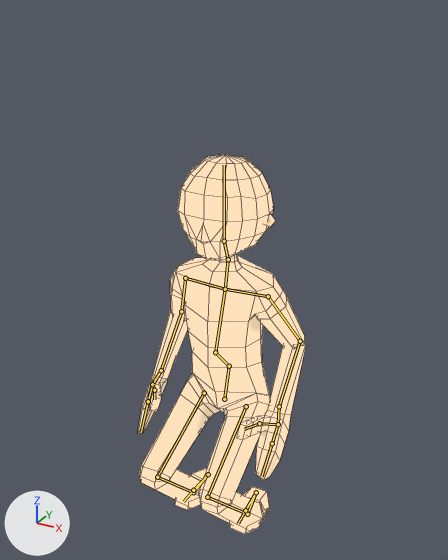
The Blender file Models/BaseCharacter.blend as it was, and as the next commit left it.
Camera for both pictures: a camera (50 mm lens) standing at (1.78, -3.27, 3.44) and looking at (0.01, -0.06, 1.84). The axes (+X, +Y, +Z) are drawn at lower left. The lights are the same throughout. Both versions are drawn at frame 6 of the action 'short_fall_landing'; the numbers are the values there. The bones that bend it are drawn over the model as lines. Mesh edges are drawn as thin lines.

The first picture shows 'Body'.
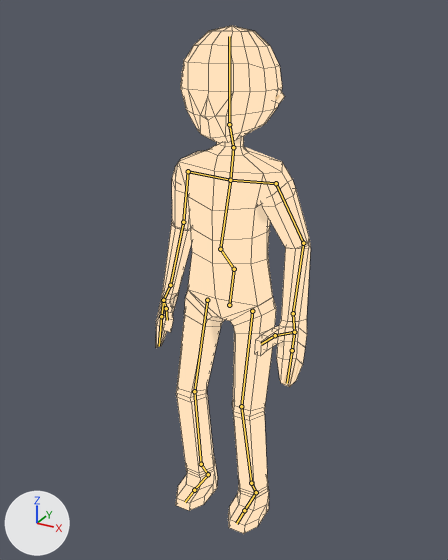
Boxes (x1, y1, x2, y2) around the edits, measured in the pictures (448 x 560 px):
'Body', posed (8% narrower, 34% taller): before (137, 155, 306, 534); after (156, 26, 311, 534)
bone 'Foot L', root to tip: before (256, 492) to (245, 510); after (256, 492) to (244, 510)
bone 'Foot R', root to tip: before (208, 474) to (193, 490); after (208, 474) to (194, 490)

What the commit changed:
Bone 'Foot L' (bone_foot_l) turns from (-85, 2, 8) to (-12, -1, 1) degrees about its own x, y and z.
Bone 'Foot R' (bone_foot_r) turns from (-85, -2, -8) to (-12, 1, -1) degrees about its own x, y and z.
Bone 'IK Hip' (bone_ik_hip) moves from (0.0, -0.018, -0.752) to (0.0, 0.049, -0.039).
Bone 'IK Hand L' (bone_ik_hand_l) moves from (-0.741, -0.089, -0.701) to (-0.741, 0.004, -0.805).
Bone 'IK Hand R' (bone_ik_hand_r) moves from (0.734, -0.089, -0.705) to (0.734, 0.004, -0.809).
